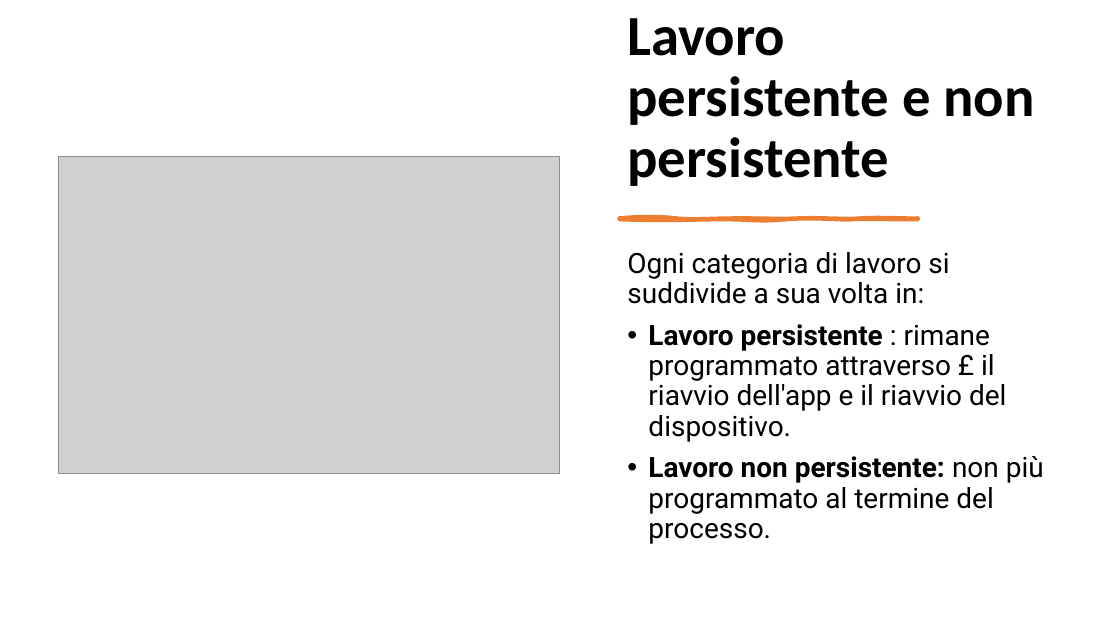
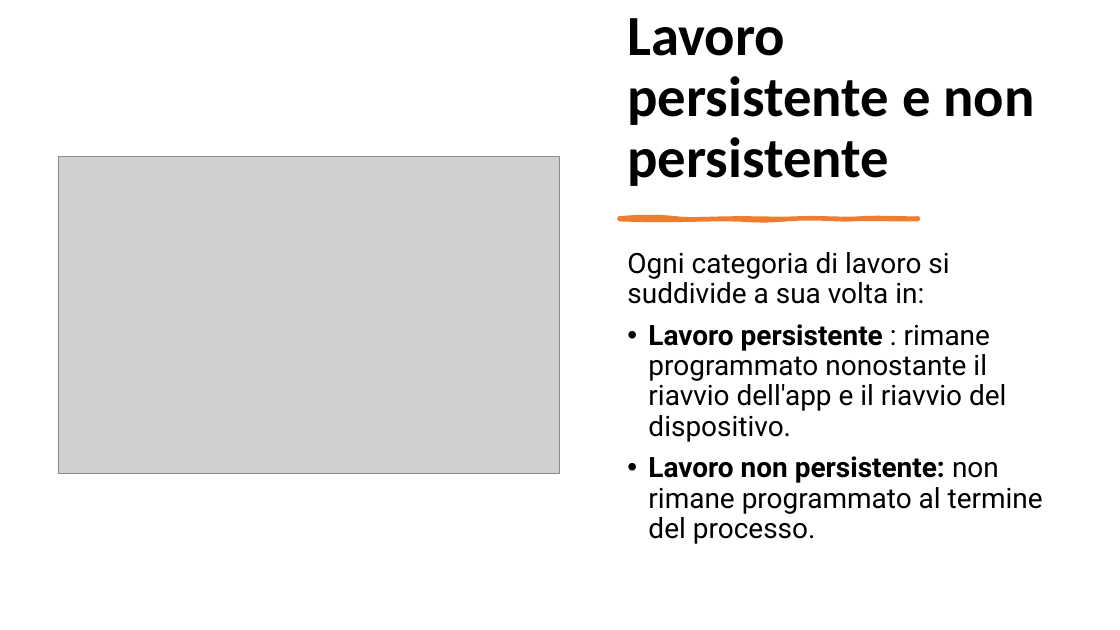
Before and after one commit to eliazv/MyPet, a slide deck: slide 4 of APK e Presentazione/Processi in background in Android - approfondimento Mobile.pptx. Drawn at 1120x630 pixels with LibreOffice and Linux fonts; fonts in the diff are those of the drawing; grey boxes stand for pictures. Boxes give left, top, right and bottom in pixels: in the first picture for what was removed or moved away, otherwise in the second. Text is boxed around its words. In the diff, an @@ line names an element or a change of style, - is before the commit and + after.

```diff
--- a/APK e Presentazione/Processi in background in Android - approfondimento Mobile.pptx
+++ b/APK e Presentazione/Processi in background in Android - approfondimento Mobile.pptx
@@ text at box(648, 324, 1043, 544): text changed @@
-• Lavoro persistente : rimane programmato attraverso £ il riavvio dell'app e il riavvio del dispositivo.
-• Lavoro non persistente: non più programmato al termine del processo.
+• Lavoro persistente : rimane programmato nonostante il riavvio dell'app e il riavvio del dispositivo.
+• Lavoro non persistente: non rimane programmato al termine del processo.
```
Also in this commit, not shown: 5 other slides changed, 2 other files.
